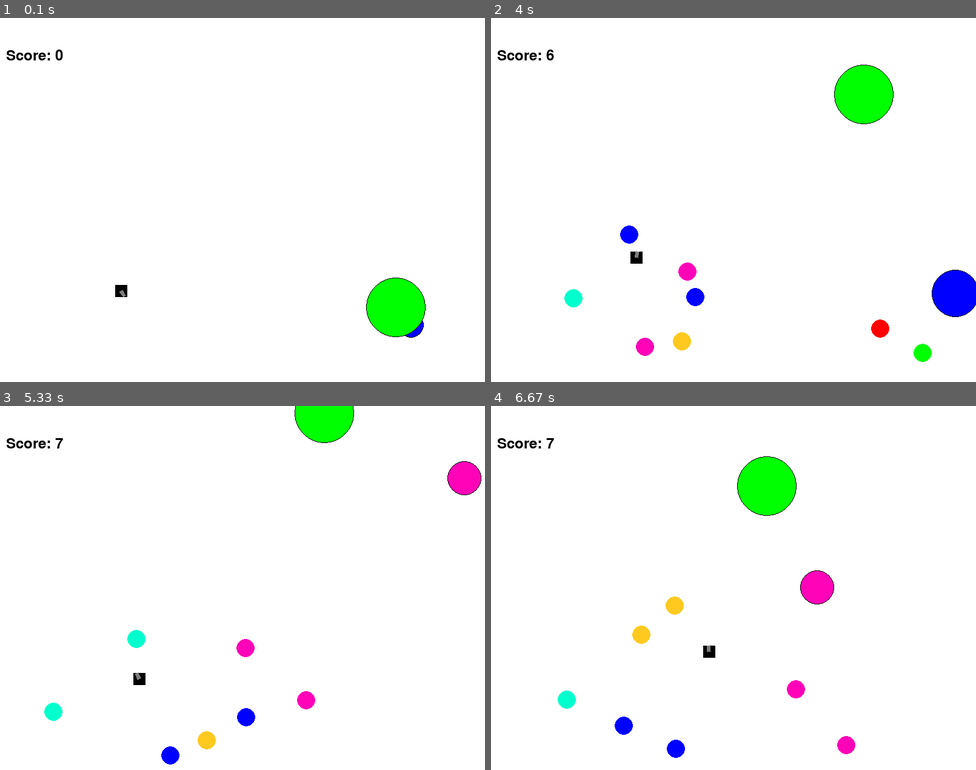
Above: before the commit, frames 1-4 (two rows, left to right).
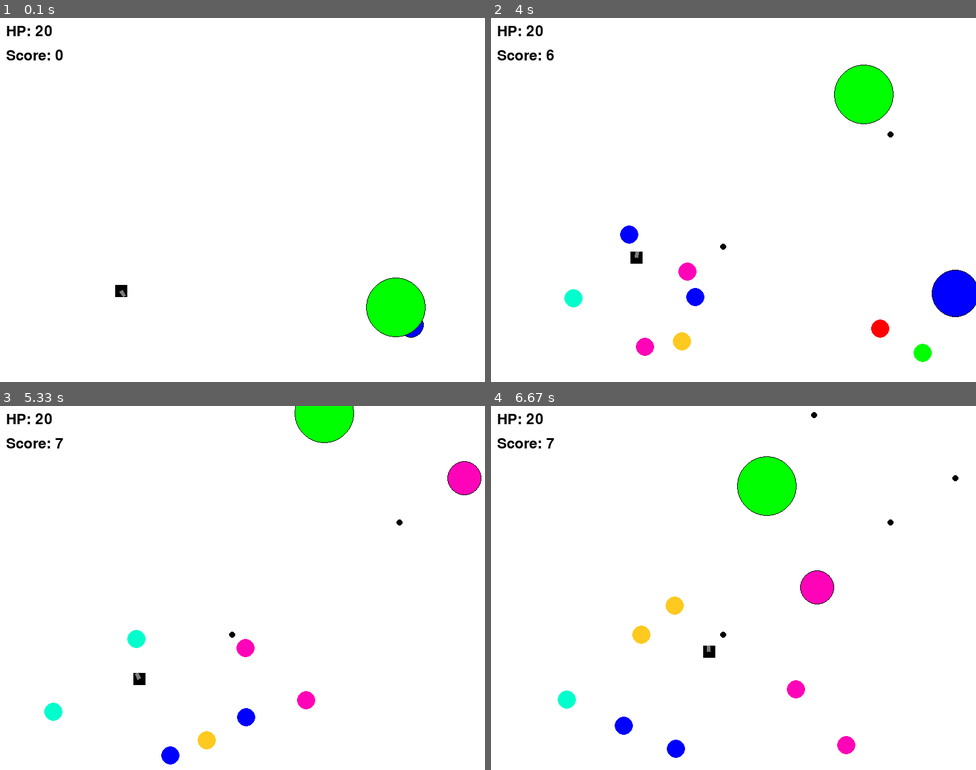
Above: after the commit, the same moments.

Repository: dzinty/infa_2021_petukhova
Game: pygame game, started from 05_gun_game/gun_2.py
Same seed, same stepped clock (60 frames per second), same inputs: the game is played once before the commit and once after it.
Inputs (mouse positions are in pixels of both pictures, inside the frame that each line leads up to):
- Up to frame 1 (0.1 s): no input
- Up to frame 2 (4 s): press the mouse at (888, 189) at 0.37 s; move the mouse to (811, 207) at 0.47 s; release the mouse at (733, 221) at 0.6 s; hold D 0.67-1.13 s; click (583, 287) at 0.75 s; hold W 1.17-1.47 s; click (772, 276) at 1.25 s; hold D 1.5-1.97 s; click (752, 320) at 1.58 s; hold A 2-2.53 s; click (573, 65) at 2.08 s; hold S 2.57-2.87 s; click (675, 149) at 2.65 s; hold A 2.9-3.3 s; click (714, 112) at 2.98 s; hold W 3.33-3.7 s; click (917, 65) at 3.42 s; hold D from 3.73 s (still down); click (655, 83) at 3.82 s
- Up to frame 3 (5.33 s): release D at 4.37 s; hold S 4.4-4.77 s; click (198, 624) at 4.48 s; hold A 4.8-5.27 s; click (77, 478) at 4.88 s; hold D from 5.3 s (still down)
- Up to frame 4 (6.67 s): click (631, 602) at 5.38 s; release D at 5.77 s; hold W 5.8-6.1 s; click (651, 595) at 5.88 s; hold D 6.13-6.6 s; click (665, 456) at 6.22 s; hold A from 6.63 s (still down)

The runs differ from the first frame. In frame 1, 0.1% of the frame differs, in the area x 1-11%, y 2-5%; in frame 2, 0.2%; in frame 3, 0.2%; in frame 4, 0.2%, in the area x 1-97%, y 1-64%.

Commit message:
Добавлены бомбочки

Diff:
--- a/05_gun_game/gun_2.py
+++ b/05_gun_game/gun_2.py
@@ -63,9 +63,9 @@
         Args:
             obj: Обьект, с которым проверяется столкновение.
         Returns:
-            Возвращает True в случае столкновения мяча и цели. В противном случае возвращает False.
-        """
-        if (self.x - obj.x) ** 2 + (self.y - obj.y) ** 2 <= (obj.r) ** 2:
+            Возвращает True в случае столкновения лазера и цели. В противном случае возвращает False.
+        """
+        if (self.x - obj.x) ** 2 + (self.y - obj.y) ** 2 <= obj.r ** 2:
             return True
         else:
             return False
@@ -129,6 +129,28 @@
         else:
             return False
 
+
+class Bomb:
+    def __init__(self, screen: pygame.Surface, x=40, y=450):
+        """ Конструктор класса bomb
+
+        Args:
+        x - положение бомбы по горизонтали
+        y - положение бомбы по вертикали
+        """
+        self.screen = screen
+        self.x = x
+        self.y = y
+        self.r = 5
+        self.color = BLACK
+
+    def draw(self):
+        pygame.draw.circle(
+            self.screen,
+            self.color,
+            (self.x, self.y),
+            self.r
+        )
 
 class Gun:
     def __init__(self, screen):
@@ -142,6 +164,7 @@
         self.vx = 0
         self.vy = 0
         self.width = 5
+        self.health = 20
 
     def fire2_start(self, event):
         self.f2_on = 1
@@ -219,6 +242,18 @@
             self.vy = 0
         self.y += self.vy
 
+    def hittest(self, obj):
+        """Функция проверяет сталкивалкивается ли данный обьект с целью, описываемой в обьекте obj.
+
+        Args:
+            obj: Обьект, с которым проверяется столкновение.
+        Returns:
+            Возвращает True в случае столкновения пушки и цели. В противном случае возвращает False.
+        """
+        if (self.x - obj.x) ** 2 + (self.y - obj.y) ** 2 <= (5+obj.r) ** 2:
+            return True
+        else:
+            return False
 
 class Target:
     def __init__(self):
@@ -226,6 +261,7 @@
         self.points = 0
         self.live = 1
         self.new_target()
+        self.timer = randint(50, 100)
 
     def new_target(self):
         """ Инициализация новой цели. """
@@ -259,6 +295,8 @@
 
 
 
+
+
 pygame.init()
 screen = pygame.display.set_mode((WIDTH, HEIGHT))
 pygame.font.init()
@@ -267,6 +305,7 @@
 balls = []
 lasers = []
 targets = []
+bombs = []
 
 
 clock = pygame.time.Clock()
@@ -280,6 +319,8 @@
     screen.fill(WHITE)
     gun.move()
     gun.draw()
+    for bomb in bombs:
+        bomb.draw()
     for target in targets:
         target.draw()
     for b in balls:
@@ -293,7 +334,13 @@
     for target in targets:
         score += target.points
     text1 = f1.render('Score: ' + str(score), True, (0, 0, 0))
+    text2 = f1.render('HP: ' + str(gun.health), True, (0, 0, 0))
     screen.blit(text1, (10, 50))
+    screen.blit(text2, (10, 10))
+    if gun.health<=0:
+        text = f1.render('GAME OVER', True, (183, 3, 3))
+        screen.blit(text, (300, 300))
+        finished = True
     pygame.display.update()
 
     clock.tick(FPS)
@@ -332,6 +379,10 @@
             gun.targetting(event)
 
     for target in targets:
+        if target.timer <= 0:
+            bombs.append(Bomb(screen, target.x, target.y))
+            target.timer = randint(50, 100)
+        target.timer -= 1
         target.move()
 
     for b in balls:
@@ -350,6 +401,11 @@
                 target.hit()
                 target.new_target()
 
+    for b in bombs:
+        if gun.hittest(b):
+            bombs.remove(b)
+            gun.health -= 1
+
     gun.power_up()
 
 pygame.quit()
